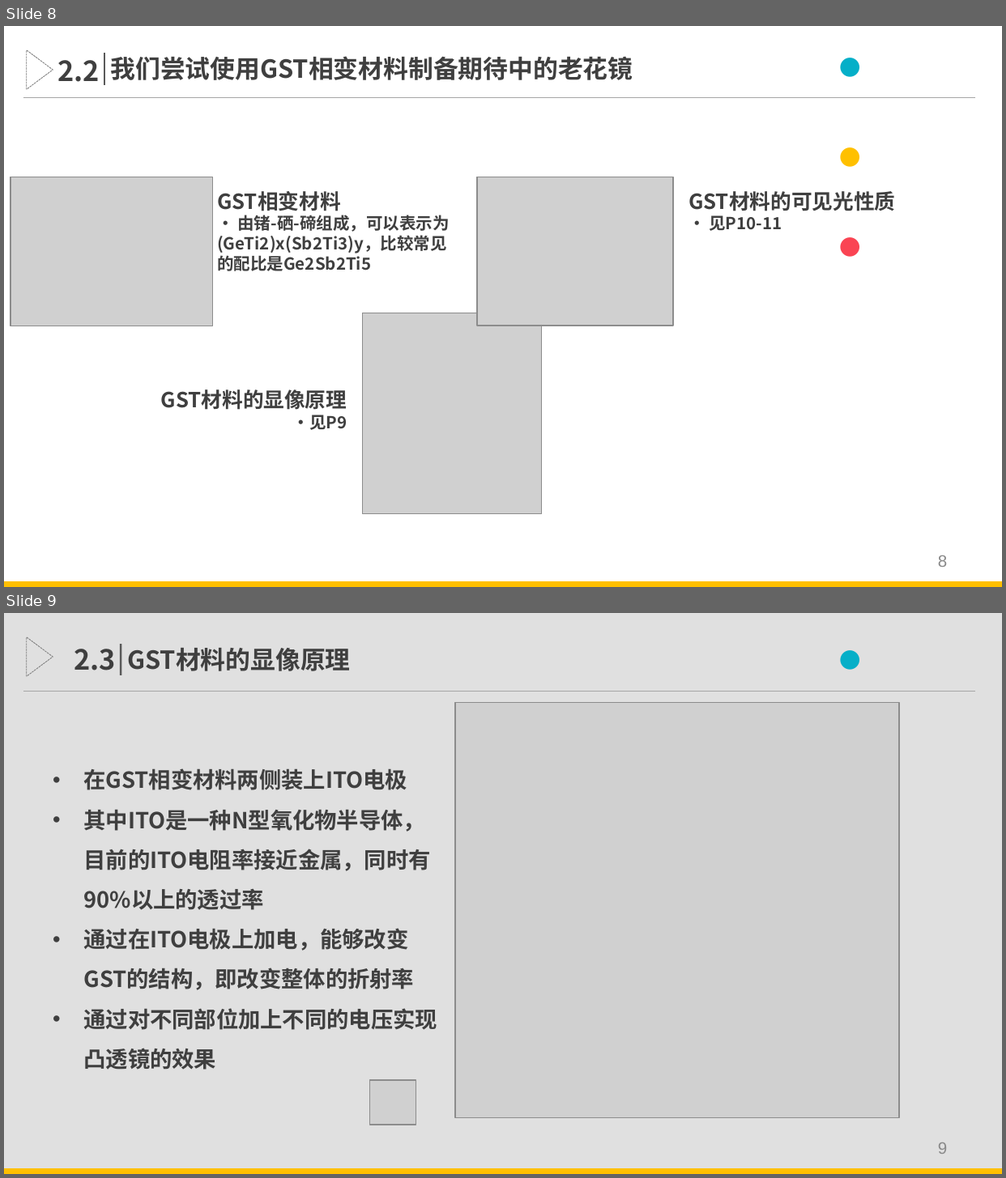
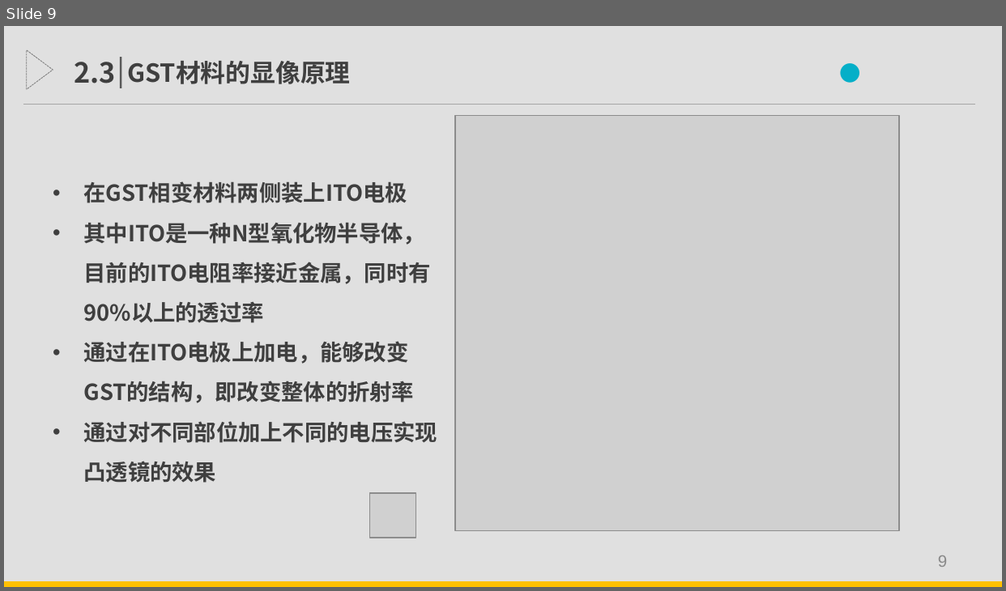
Before and after one commit to Linyu1Bai/ThuEE, a slide deck: Graduation/开题报告.pptx. Shown one above the other, each under a label of ours: slides 8 and 9 before the commit, slide 9 after it. The pictures are 1006x1178 and 1006x591 pixels, drawn with LibreOffice and Linux fonts; fonts in the diff are those of the drawing; grey boxes stand for pictures. Boxes give left, top, right and bottom in pixels: in the first picture for what was removed or moved away, otherwise in the second. Text is boxed around its words. In the diff, an @@ line names an element or a change of style, - is before the commit and + after.

```diff
--- a/Graduation/开题报告.pptx
+++ b/Graduation/开题报告.pptx
@@ slide 8 removed at bbox=[4, 26, 1002, 587], background #FFFFFF @@
@@ text removed at bbox=[808, 26, 973, 116] @@
-· · ·
@@ freeform shape removed at bbox=[27, 50, 53, 89] @@
@@ text removed at bbox=[57, 60, 100, 82] @@
-2.2
@@ line removed from (104, 85) to (104, 53) @@
@@ text removed at bbox=[110, 56, 633, 80] @@
-我们尝试使用GST相变材料制备期待中的老花镜
@@ line removed from (24, 98) to (975, 98) @@
@@ picture removed at bbox=[10, 177, 211, 327] @@
@@ text removed at bbox=[217, 191, 449, 271] @@
-GST相变材料
-· 由锗-硒-碲组成，可以表示为(GeTi2)x(Sb2Ti3)y，比较常见的配比是Ge2Sb2Ti5
@@ picture removed at bbox=[477, 177, 672, 326] @@
@@ ellipse removed at bbox=[530, 181, 672, 322] @@
@@ text removed at bbox=[688, 191, 895, 231] @@
-GST材料的可见光性质
-· 见P10-11
@@ picture removed at bbox=[362, 314, 542, 514] @@
@@ text removed at bbox=[161, 390, 347, 430] @@
-GST材料的显像原理
-·见P9
@@ page number removed at bbox=[938, 556, 947, 567] @@
-8
@@ rectangle removed at bbox=[4, 582, 1002, 587] @@
```
Also in this commit, not shown: 4 slides changed, 3 slides added, 3 other slides removed, 1 other file.
